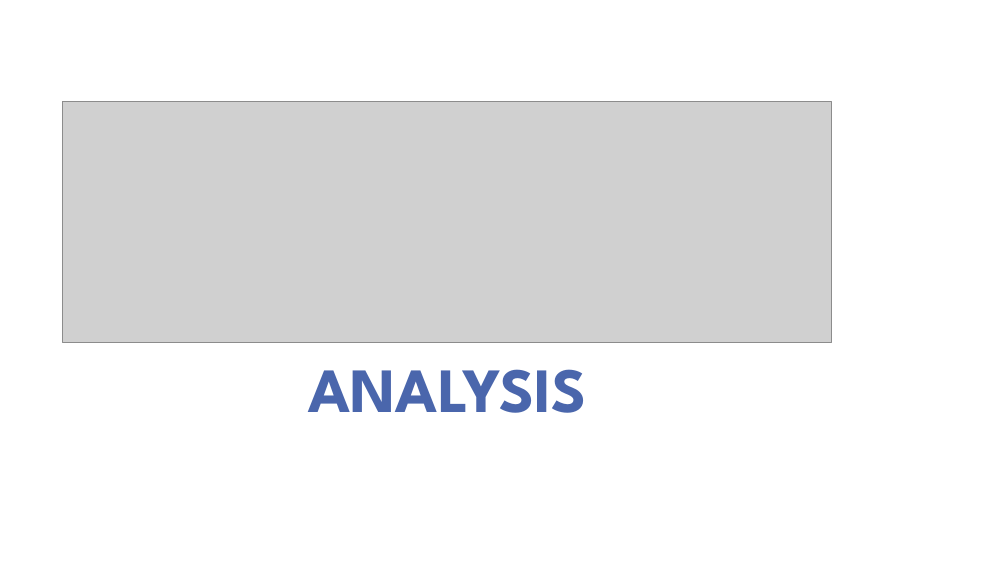
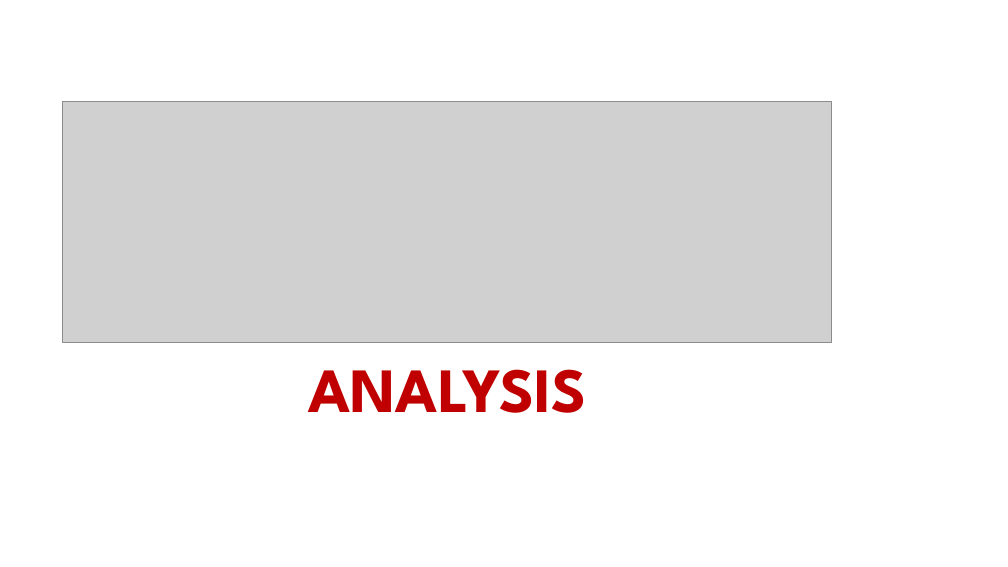
Before and after one commit to Dhanushka-Sanjaya/2nd-year-Group-Project, a slide deck: slide 15 of presentation/GROUP 13.pptx. Drawn at 1008x567 pixels with LibreOffice and Linux fonts; fonts in the diff are those of the drawing; grey boxes stand for pictures; background and template pictures are left out. Boxes give left, top, right and bottom in pixels: in the first picture for what was removed or moved away, otherwise in the second. Text is boxed around its words. In the diff, an @@ line names an element or a change of style, - is before the commit and + after.

Commit message:
prelimnry
colour change

```diff
--- a/presentation/GROUP 13.pptx
+++ b/presentation/GROUP 13.pptx
@@ title "ANALYSIS" at (x1=308, y1=369, x2=586, y2=413): text colour #4A66AC to #C00000 @@
```
Also in this commit, not shown: 1 other slide changed.
